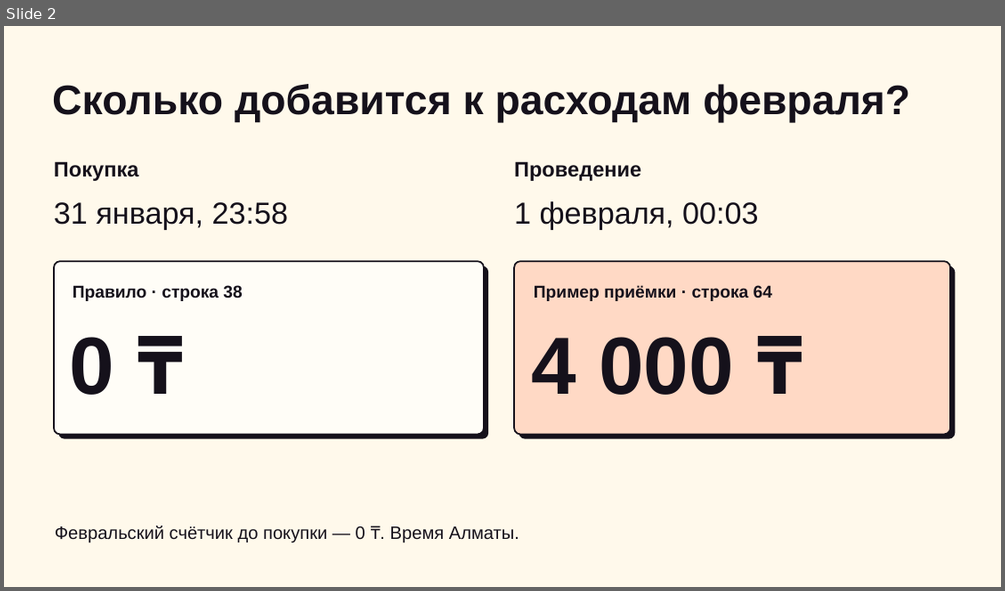
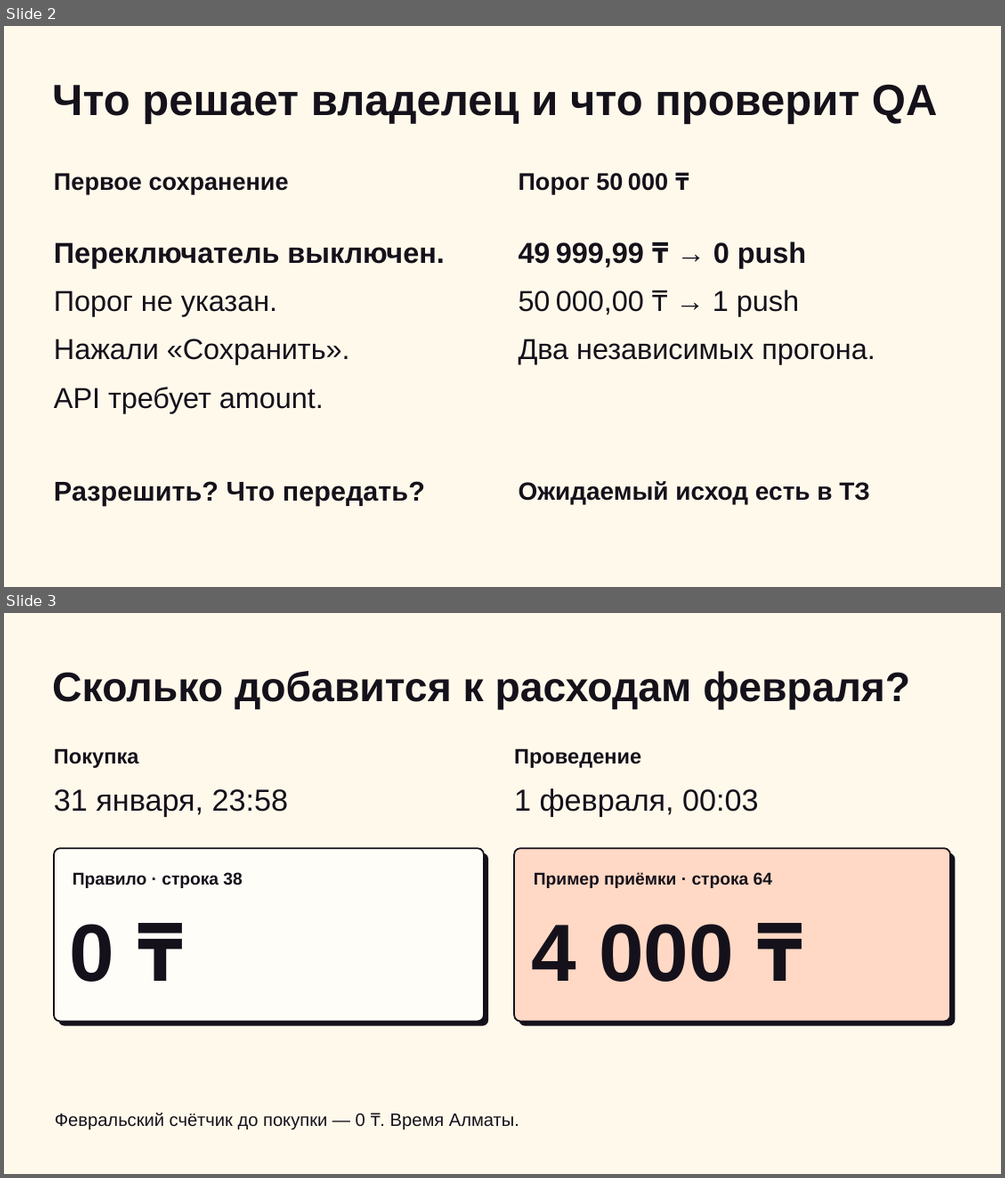
Before and after one commit to gojosatorukz/bcc-requirements-reviewer, a slide deck: presentation/bcc-pitch.pptx. Shown one above the other, each under a label of ours: slide 2 before the commit, slides 2 and 3 after it. The pictures are 1005x591 and 1005x1178 pixels, drawn with LibreOffice and Linux fonts; fonts in the diff are those of the drawing. Boxes give left, top, right and bottom in pixels: in the first picture for what was removed or moved away, otherwise in the second. Text is boxed around its words. In the diff, an @@ line names an element or a change of style, - is before the commit and + after.

```diff
--- a/presentation/bcc-pitch.pptx
+++ b/presentation/bcc-pitch.pptx
@@ slide 2 added at [4,26,1001,587], background #FFF9EB @@
@@ text added at [52,84,937,124], 42 pt, text #15111B, bold @@
+Что решает владелец и что проверит QA
@@ text added at [54,173,289,195], 23.2 pt, text #15111B, bold @@
+Первое сохранение
@@ text added at [518,173,668,195], 23.2 pt, text #15111B, bold @@
+Порог 50 000 ₸
@@ text added at [54,242,444,268], 27.8 pt, text #15111B, bold @@
+Переключатель выключен.
@@ text added at [518,241,806,268], 27.8 pt, text #15111B, bold @@
+49 999,99 ₸ → 0 push
@@ text added at [54,290,277,316], 27.8 pt, text #15111B @@
+Порог не указан.
@@ text added at [518,289,799,316], 27.8 pt, text #15111B @@
+50 000,00 ₸ → 1 push
@@ text added at [54,338,350,364], 27.8 pt, text #15111B @@
+Нажали «Сохранить».
@@ text added at [518,338,874,364], 27.8 pt, text #15111B @@
+Два независимых прогона.
@@ text added at [54,386,324,413], 27.8 pt, text #15111B @@
+API требует amount.
@@ text added at [54,481,425,506], 26.2 pt, text #15111B, bold @@
+Разрешить? Что передать?
@@ text added at [518,481,870,504], 24 pt, text #15111B, bold @@
+Ожидаемый исход есть в ТЗ
@@ what was slide 2 is now slide 3 @@
```
Also in this commit, not shown: 3 slides changed, 1 slide removed.
